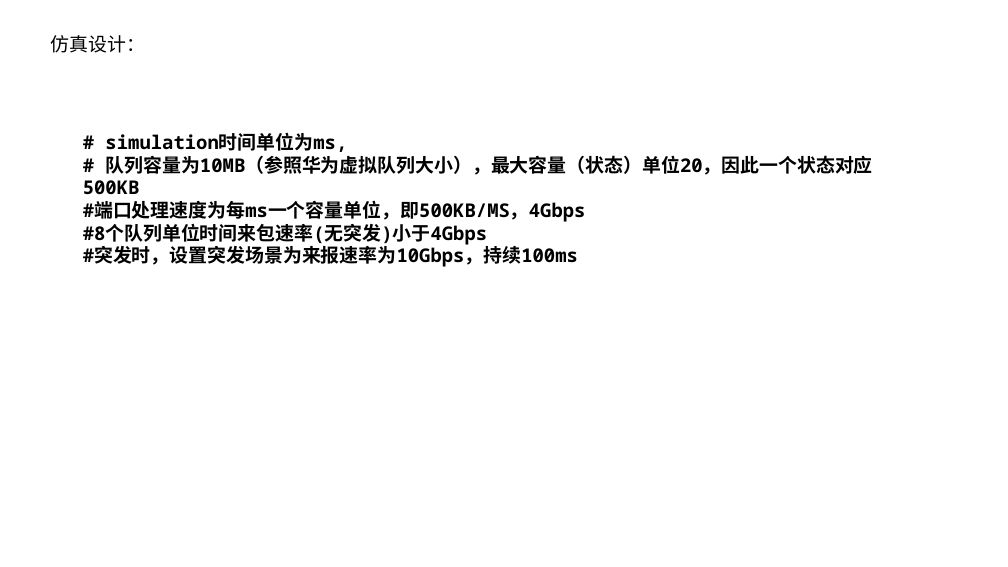
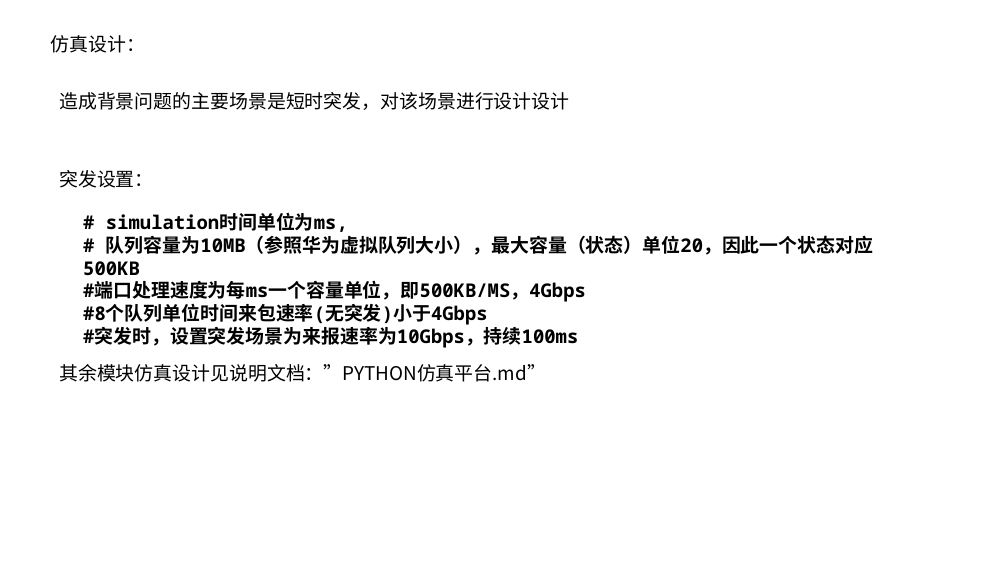
Before and after one commit to JinPeng-Zhang/RMAB, a slide deck: slide 26 of PPT/ECN-WI - 副本.pptx. Drawn at 1008x567 pixels with LibreOffice and Linux fonts; fonts in the diff are those of the drawing. Boxes give left, top, right and bottom in pixels: in the first picture for what was removed or moved away, otherwise in the second. Text is boxed around its words. In the diff, an @@ line names an element or a change of style, - is before the commit and + after.

Commit message:
v1.1
新增代码解释文档，仿真平台功能补充

```diff
--- a/PPT/ECN-WI - 副本.pptx
+++ b/PPT/ECN-WI - 副本.pptx
@@ text added at (59, 92, 569, 110), 18 pt, text #000000 @@
+造成背景问题的主要场景是短时突发，对该场景进行设计设计
@@ text added at (59, 170, 153, 188), 18 pt, text #000000 @@
+突发设置：
@@ text "# simulation时间单位为ms, # 队列容量为10MB（参照华为虚拟队列大小），最大容量（状态）单位20，因此 ...": place and size @@
-text "# simulation时间单位为ms, # 队列容量为10MB（参照华为虚拟队列大小），最大容量（状态）单位20，因此 ..." at (83, 132, 872, 267)
+text "# simulation时间单位为ms, # 队列容量为10MB（参照华为虚拟队列大小），最大容量（状态）单位20，因此 ..." at (83, 212, 873, 348)
@@ text added at (59, 364, 546, 382), 18 pt, text #000000 @@
+其余模块仿真设计见说明文档：”PYTHON仿真平台.md”
```
Also in this commit, not shown: 3 other slides changed, 5 other files.
